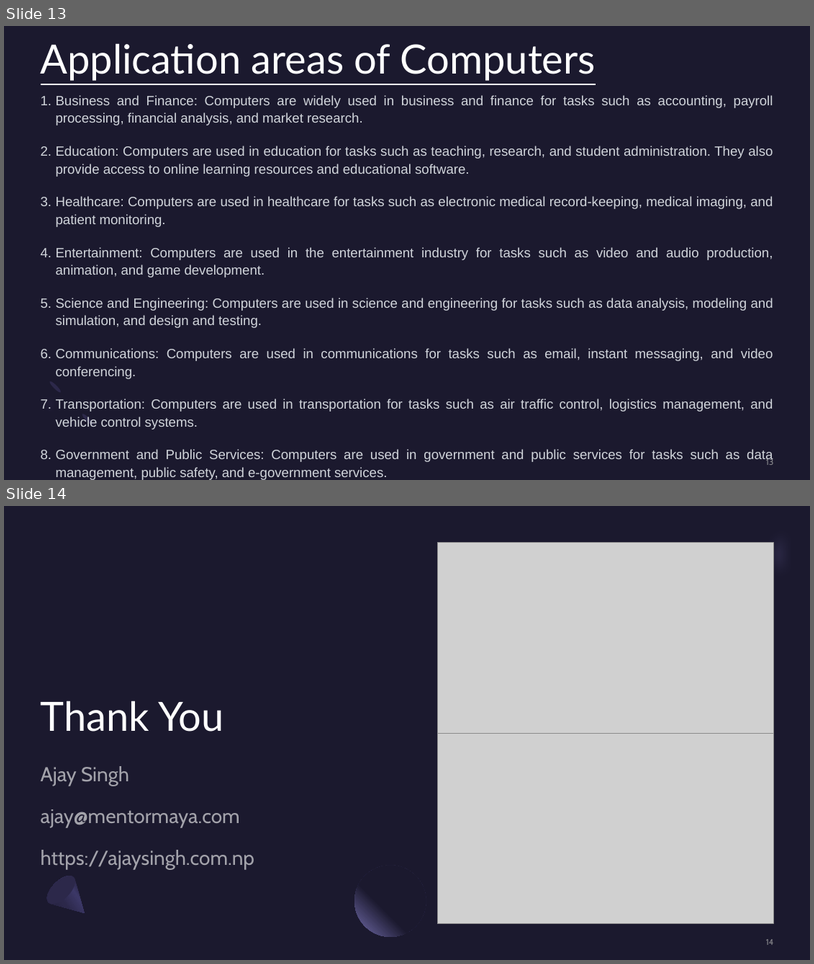
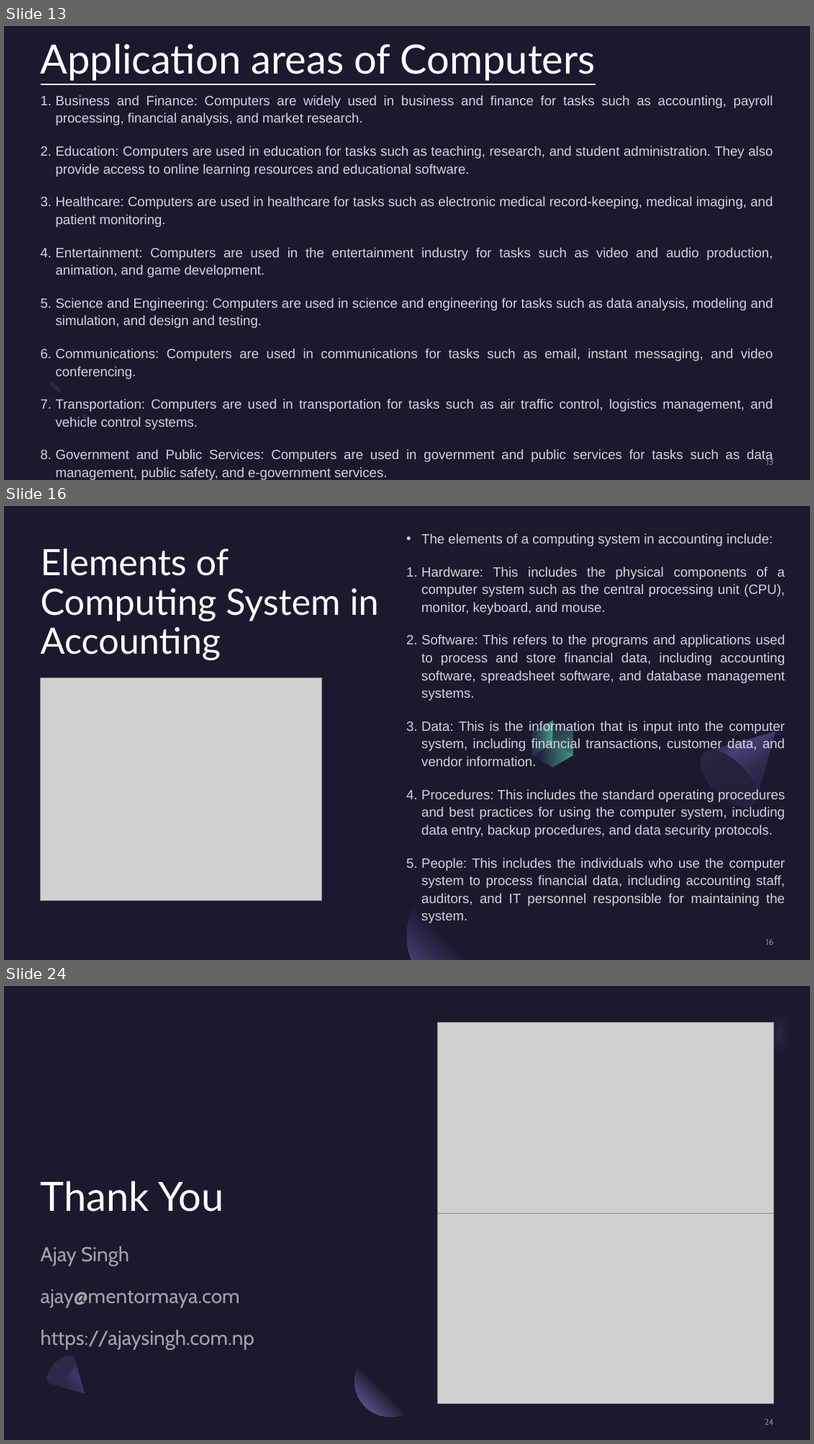
Before and after one commit to mentormaya/notes, a slide deck: assets/Computer System in Accounting.pptx. Shown one above the other, each under a label of ours: slides 13 and 14 before the commit, slides 13, 16 and 24 after it; the slides between them are not shown. The pictures are 814x964 and 814x1444 pixels, drawn with LibreOffice and Linux fonts; fonts in the diff are those of the drawing; grey boxes stand for pictures. Boxes give left, top, right and bottom in pixels: in the first picture for what was removed or moved away, otherwise in the second. Text is boxed around its words. In the diff, an @@ line names an element or a change of style, - is before the commit and + after.

```diff
--- a/assets/Computer System in Accounting.pptx
+++ b/assets/Computer System in Accounting.pptx
@@ slide 16 added at bbox=[4, 506, 810, 960], background #1B192E @@
@@ rectangle added at bbox=[4, 506, 810, 960], fill #1B192E @@
@@ title added at bbox=[41, 548, 379, 660], 43.2 pt, text #FFFFFF @@
+Elements of Computing System in Accounting
@@ text added at bbox=[422, 533, 786, 923], 16 pt, text #D1D5DB @@
+• The elements of a computing system in accounting include:
+1. Hardware: This includes the physical components of a computer system such as the central processing unit (CPU), monitor, keyboard, and mouse.
+2. Software: This refers to the programs and applications used to process and store financial data, including accounting software, spreadsheet software, and database management systems.
+3. Data: This is the information that is input into the computer system, including financial transactions, customer data, and vendor information.
+4. Procedures: This includes the standard operating procedures and best practices for using the computer system, including data entry, backup procedures, and data security protocols.
+5. People: This includes the individuals who use the computer system to process financial data, including accounting staff, auditors, and IT personnel responsible for maintaining the system.
@@ picture added at bbox=[40, 678, 322, 901] @@
@@ freeform shape added at bbox=[522, 720, 563, 755], fill gradient #2C284A to #5BEFC1 @@
@@ freeform shape added at bbox=[543, 714, 584, 762], fill gradient #2C284A to #5BEFC1 @@
@@ freeform shape added at bbox=[692, 707, 801, 816], fill gradient #2C284A to #454075 to #1B192E @@
@@ freeform shape added at bbox=[532, 738, 574, 773], fill gradient #2C284A to #5BEFC1 @@
@@ ellipse added at bbox=[691, 741, 767, 816], fill gradient #23213C to #2C284A @@
@@ freeform shape added at bbox=[407, 871, 538, 960], fill gradient #1B192E to #454075 @@
@@ page number added at bbox=[766, 939, 774, 944], 10 pt, text #A6A6A6 at 80% opacity @@
+16
@@ what was slide 14 is now slide 24 @@
@@ page number at bbox=[765, 1419, 774, 1424]: text changed @@
-14
+24
```
Also in this commit, not shown: 9 other slides added, 1 other file.
